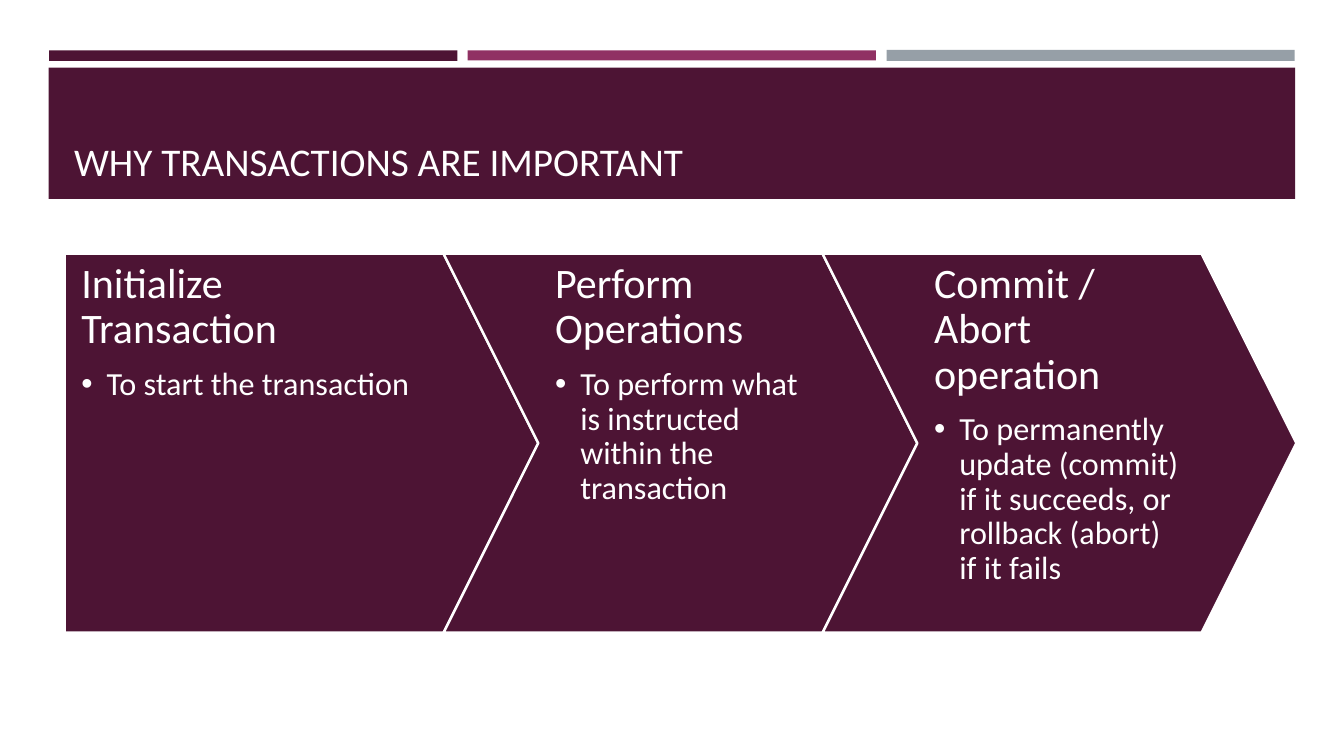
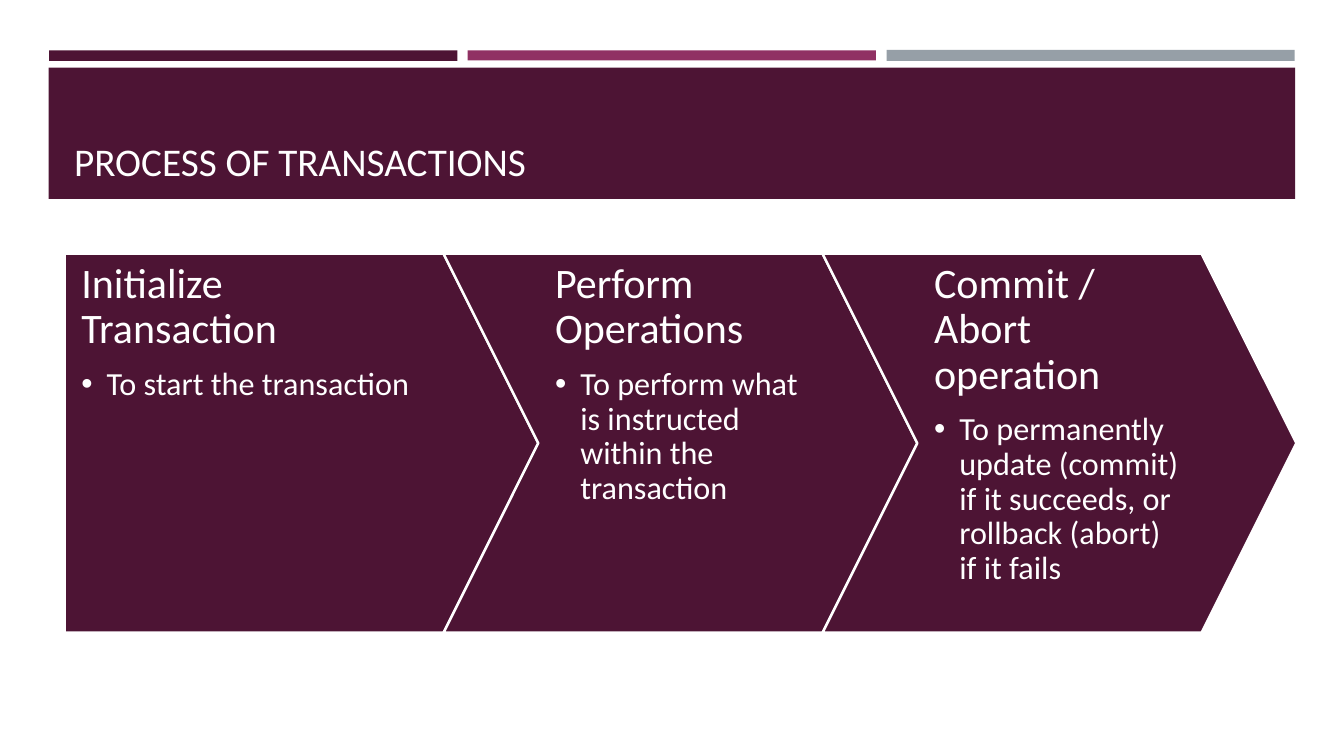
Before and after one commit to jeff-tor/wiley-sre-training, a slide deck: slide 5 of relational-databases-and-sql/PPT_Transactions.pptx (slide 6 before the commit). Drawn at 1344x756 pixels with LibreOffice and Linux fonts; fonts in the diff are those of the drawing. Boxes give left, top, right and bottom in pixels: in the first picture for what was removed or moved away, otherwise in the second. Text is boxed around its words. In the diff, an @@ line names an element or a change of style, - is before the commit and + after.

```diff
--- a/relational-databases-and-sql/PPT_Transactions.pptx
+++ b/relational-databases-and-sql/PPT_Transactions.pptx
@@ title at bbox=[74, 150, 525, 177]: text changed @@
-WHY TRANSACTIONS ARE IMPORTANT
+PROCESS OF TRANSACTIONS
```
Also in this commit, not shown: 7 other slides changed, 1 slide added, 2 slides removed, 4 other files.
